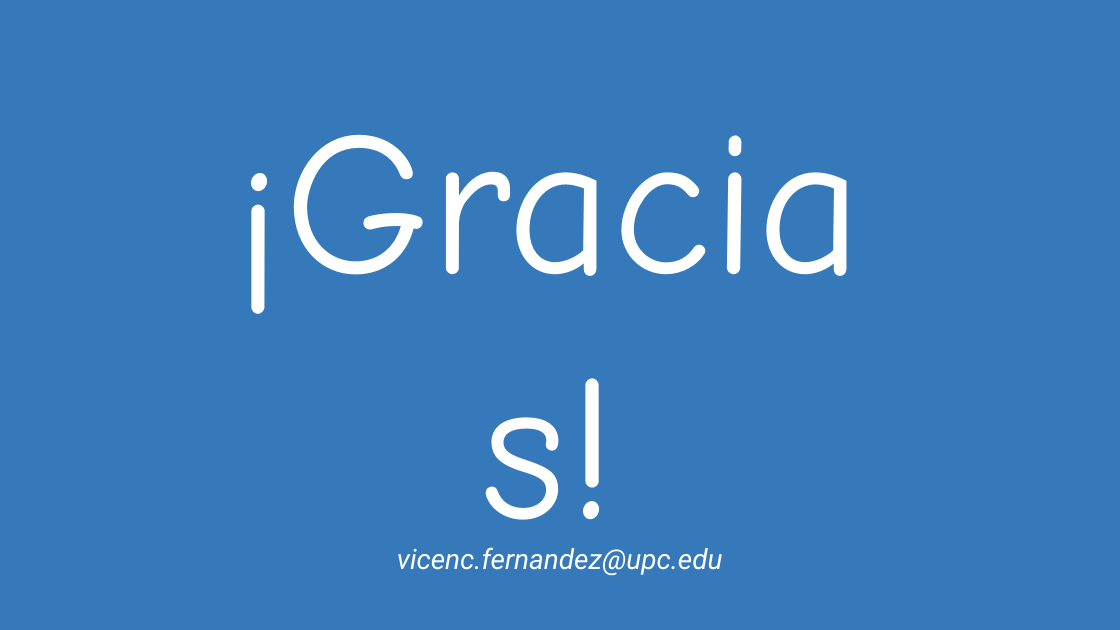
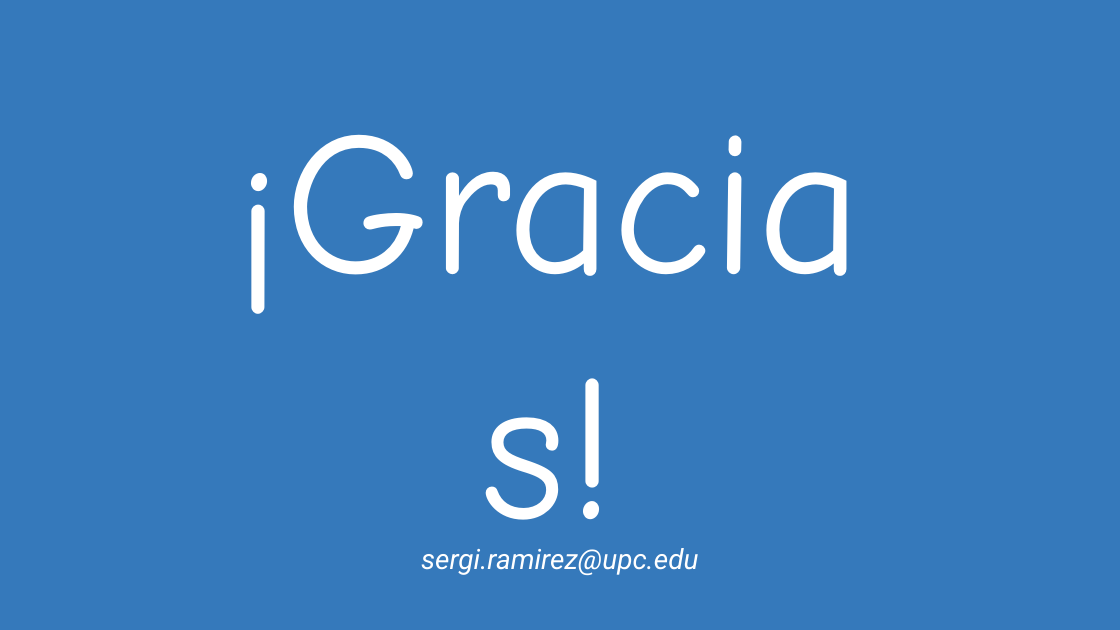
Before and after one commit to ramitjansIA/caixabank_formacion, a slide deck: slide 7 of 26Workshop.pptx (slide 3 before the commit). Drawn at 1120x630 pixels with LibreOffice and Linux fonts; fonts in the diff are those of the drawing; background and template pictures are left out. Boxes give left, top, right and bottom in pixels: in the first picture for what was removed or moved away, otherwise in the second. Text is boxed around its words. In the diff, an @@ line names an element or a change of style, - is before the commit and + after.

```diff
--- a/26Workshop.pptx
+++ b/26Workshop.pptx
@@ title at box(421, 548, 698, 575): text changed @@
-vicenc.fernandez@upc.edu
+sergi.ramirez@upc.edu
```
Also in this commit, not shown: 6 slides added, 4 slides removed.
